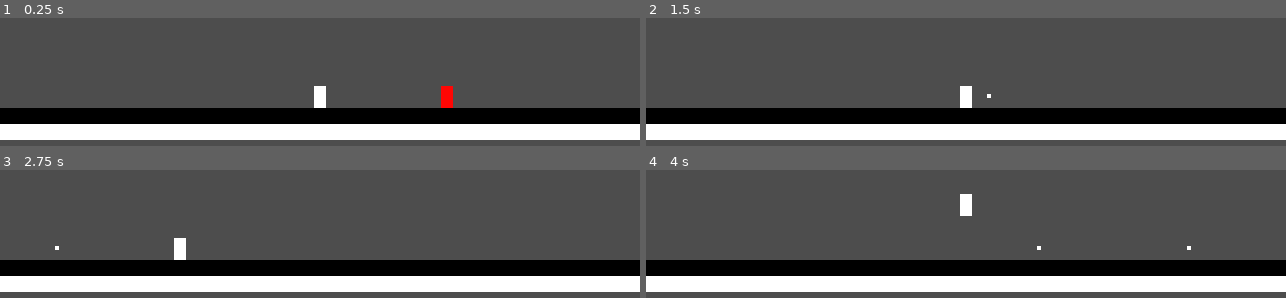
Above: before the commit, frames 1-4 (two rows, left to right).
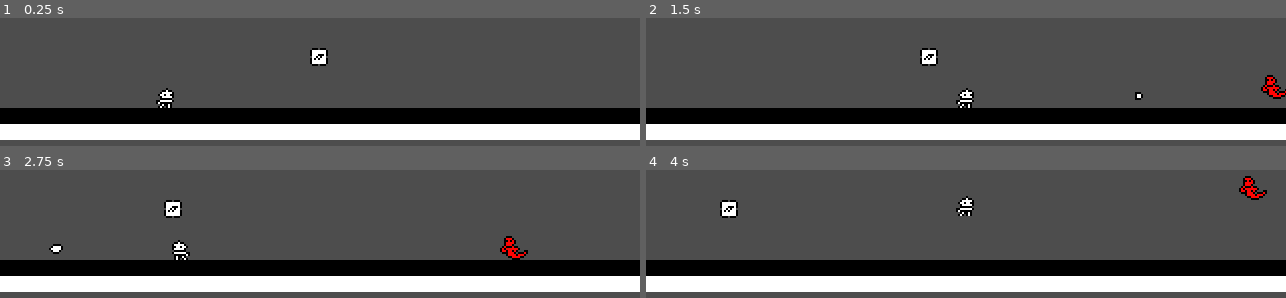
Above: after the commit, the same moments.

Repository: joashneves/RunAndShooter
Game: Godot game, scene res://Scene/Cena/Level.tscn
Two runs of this game, one before a commit and one after it. Both use one fixed random seed, a clock stepped at 60 frames per second and the inputs below.
Inputs (mouse positions are in pixels of both pictures, inside the frame that each line leads up to):
- Up to frame 1 (0.25 s): no input
- Up to frame 2 (1.5 s): move the mouse to (1106, 39) at 0.52 s; hold D (tecla_direita) from 0.53 s (still down); click (1106, 39) at 0.6 s; tap Space (pular) at 0.77 s; move the mouse to (838, 75) at 1.27 s; click (838, 75) at 1.35 s
- Up to frame 3 (2.75 s): tap Space (pular) at 1.52 s; move the mouse to (outside the picture) at 2.02 s; release D (tecla_direita) at 2.03 s; hold Left (tecla_esquerda) from 2.03 s (still down); click (outside the picture) at 2.1 s
- Up to frame 4 (4 s): move the mouse to (934, 281) at 2.77 s; release Left (tecla_esquerda) at 2.78 s; hold D (tecla_direita) from 2.78 s (still down); click (934, 281) at 2.85 s; tap Space (pular) at 3.02, 3.77 s; move the mouse to (1158, 263) at 3.52 s; click (1158, 263) at 3.6 s

The runs differ from the first frame. In frame 1, 1.3% of the frame differs, in the area x 24-71%, y 23-71%; in frame 2, 1.1%; in frame 3, 1.1%; in frame 4, 1.1%.

Commit message:
adiciona imagens e adiciona buffs

Diff:
--- a/Scene/Cena/Level.tscn
+++ b/Scene/Cena/Level.tscn
@@ -4,6 +4,7 @@
 [ext_resource type="Texture2D" uid="uid://cpa55wjgwhnym" path="res://Assets/Sprite-0001.png" id="2_3j58g"]
 [ext_resource type="PackedScene" uid="uid://dsyp22l6y0mkb" path="res://Scene/Camera/camera_de_level.tscn" id="3_hd250"]
 [ext_resource type="PackedScene" uid="uid://wjvpxhewn7yp" path="res://Scene/Inimigos/Inimigo_base/inimigo.tscn" id="4_3o5mm"]
+[ext_resource type="PackedScene" uid="uid://divn075mmdc5k" path="res://Scene/Upgrades/upgrade.tscn" id="5_g363h"]
 
 [sub_resource type="RectangleShape2D" id="RectangleShape2D_3j58g"]
 size = Vector2(16, 16)
@@ -11,7 +12,7 @@
 [node name="Level" type="Node2D" unique_id=376255386]
 
 [node name="Player" parent="." unique_id=134499622 instance=ExtResource("1_3j58g")]
-position = Vector2(0, -9)
+position = Vector2(-77, -2)
 
 [node name="StaticBody2D2" type="StaticBody2D" parent="." unique_id=1379029840]
 light_mask = 3
@@ -31,4 +32,15 @@
 alvo = NodePath("../Player")
 
 [node name="Inimigo" parent="." unique_id=144424640 instance=ExtResource("4_3o5mm")]
-position = Vector2(87, 0)
+position = Vector2(176, 12)
+
+[node name="Inimigo2" parent="." unique_id=536494706 instance=ExtResource("4_3o5mm")]
+position = Vector2(216, -16)
+
+[node name="Inimigo4" parent="." unique_id=1050166792 instance=ExtResource("4_3o5mm")]
+position = Vector2(411, -24)
+
+[node name="Inimigo3" parent="." unique_id=931030878 instance=ExtResource("4_3o5mm")]
+position = Vector2(268, -21)
+
+[node name="Upgrade" parent="." unique_id=932536405 instance=ExtResource("5_g363h")]
--- a/Scene/Inimigos/Inimigo_base/inimigo.tscn
+++ b/Scene/Inimigos/Inimigo_base/inimigo.tscn
@@ -1,13 +1,13 @@
 [gd_scene format=3 uid="uid://wjvpxhewn7yp"]
 
-[ext_resource type="Texture2D" uid="uid://bvirc5jq070d8" path="res://Assets/player_temp.png" id="1_37wxc"]
 [ext_resource type="Script" uid="uid://dllqig3lermqi" path="res://Scene/Inimigos/Inimigo_base/inimigo_base.gd" id="1_pfh8l"]
+[ext_resource type="Texture2D" uid="uid://cffhqsp1ocp0f" path="res://Assets/Inimigos/Inimigo_base.png" id="2_pfh8l"]
 
 [sub_resource type="SpriteFrames" id="SpriteFrames_3o5mm"]
 animations = [{
 "frames": [{
 "duration": 1.0,
-"texture": ExtResource("1_37wxc")
+"texture": ExtResource("2_pfh8l")
 }],
 "loop": true,
 "name": &"default",
@@ -16,6 +16,9 @@
 
 [sub_resource type="RectangleShape2D" id="RectangleShape2D_3o5mm"]
 size = Vector2(6, 11)
+
+[sub_resource type="RectangleShape2D" id="RectangleShape2D_pfh8l"]
+size = Vector2(9, 9)
 
 [node name="Inimigo" type="CharacterBody2D" unique_id=144424640 groups=["inimigos"]]
 collision_layer = 2
@@ -32,5 +35,13 @@
 
 [node name="VisibleOnScreenEnabler2D" type="VisibleOnScreenEnabler2D" parent="." unique_id=1554563176]
 scale = Vector2(0.30248886, 0.5429862)
+rect = Rect2(-16.529533, -11.050004, 33.059067, 22.100008)
+
+[node name="AreaDeHit" type="Area2D" parent="." unique_id=1120340530]
+
+[node name="CollisionShape2D" type="CollisionShape2D" parent="AreaDeHit" unique_id=16991220]
+position = Vector2(7, 0)
+shape = SubResource("RectangleShape2D_pfh8l")
 
 [connection signal="screen_entered" from="VisibleOnScreenEnabler2D" to="." method="_on_visible_on_screen_enabler_2d_screen_entered"]
+[connection signal="body_entered" from="AreaDeHit" to="." method="_on_area_de_hit_body_entered"]
--- a/Scene/Inimigos/Inimigo_base/inimigo_base.gd
+++ b/Scene/Inimigos/Inimigo_base/inimigo_base.gd
@@ -1,17 +1,32 @@
 extends CharacterBody2D
 class_name Inimigo_base
 
-@export var velocidade : float = 100;
+@export var velocidade : float = 50;
+
+var velocidade_maxima : float = velocidade
 
 var inimigo_na_tela : bool = false
 var direcao : Vector2 = Vector2.LEFT
 var vida : int = 1;
 
+@onready var inimigo: Inimigo_base = $"."
+@onready var player : Player = get_tree().get_first_node_in_group("players")
 # Get the gravity from the project settings to be synced with RigidBody nodes.
 var gravity: int = ProjectSettings.get_setting("physics/2d/default_gravity")
 
+
+func _ready() -> void:
+	if player:
+		if player.position.x < position.x:
+			inimigo.scale.x = -1
+			direcao = Vector2.LEFT
+		elif player.position.x > position.x:
+			inimigo.scale.x = 1
+			direcao = Vector2.RIGHT
+
 func _process(delta: float) -> void:
 	if not inimigo_na_tela: return
+
 	verifica_vida()
 
 func _physics_process(delta: float) -> void:
@@ -32,3 +47,9 @@
 
 func _on_visible_on_screen_enabler_2d_screen_entered() -> void:
 	inimigo_na_tela = true
+
+# Quando player tocar no hit faça alguma coisa
+func _on_area_de_hit_body_entered(body: Node2D) -> void:
+	if body.is_in_group("players"):
+		velocidade = 0
+		get_tree().reload_current_scene()
--- a/Scene/Player/player.gd
+++ b/Scene/Player/player.gd
@@ -1,29 +1,65 @@
 extends CharacterBody2D
-
+class_name Player
 @export var velocidade : float = 100;
 @export var velocidade_do_pulo : float = -200;
 @export var esta_vivo : bool = false;
 
+@onready var animated_sprite_2d: AnimatedSprite2D = $AnimatedSprite2D
 
 # Get the gravity from the project settings to be synced with RigidBody nodes.
 var gravity: int = ProjectSettings.get_setting("physics/2d/default_gravity")
 var direcao_visao_var : Vector2 = Vector2.ZERO
 
 const TIRO_PLAYER_BASE = preload("uid://d1xy77uo40bm0")
+var tempo_de_tiro : float = 1;
+var tempo_de_tiro_padrao : float = tempo_de_tiro
+var tempo_de_tiro_atual : float = tempo_de_tiro;
+
+## Var upgrade de tiro 1
+var buff_de_metralhadora : float = 0
+var buff_de_metralhadora_municao: int = 0
+var buff_de_metralhadora_max : float = 10
 
 func _process(delta: float) -> void:
-	if Input.is_action_just_pressed("atira"):
-		atirar()
+	atirar(delta)
+	gerenciar_buffs(delta)
 
 func _physics_process(delta: float) -> void:
 	direcao_visao()
 	movimento(delta)
 
-func atirar():
+
+func atirar(delta):
+	tempo_de_tiro_atual += delta
+	if Input.is_action_just_pressed("atira") and tempo_de_tiro_atual >= tempo_de_tiro:
+
+		if buff_de_metralhadora_municao > 0:
+			buff_de_tiro_metralhadora(delta)
+		else:
+			tiro_normal(delta)
+
+		tempo_de_tiro_atual = 0
+
+func tiro_normal(delta):
 	var tiro = TIRO_PLAYER_BASE.instantiate()
 	tiro.global_position = global_position
 	tiro.direcao = direcao_visao_var
 	get_tree().root.add_child(tiro)
+
+
+func buff_de_tiro_metralhadora(delta):
+	var tiro = TIRO_PLAYER_BASE.instantiate()
+	tiro.global_position = global_position
+	tiro.direcao = direcao_visao_var
+	get_tree().root.add_child(tiro)
+
+	buff_de_metralhadora_municao -= 1
+
+func gerenciar_buffs(delta):
+	if buff_de_metralhadora_municao > 0:
+		tempo_de_tiro = 0.1
+	else:
+		tempo_de_tiro = tempo_de_tiro_padrao
 
 func movimento(delta : float):
 	var movimento_horizontal = Vector2.ZERO
@@ -44,8 +80,10 @@
 func direcao_visao():
 	if Input.is_action_just_pressed("tecla_direita"):
 		direcao_visao_var = Vector2.RIGHT
+		animated_sprite_2d.scale.x = 1
 	elif Input.is_action_just_pressed("tecla_esquerda"):
 		direcao_visao_var = Vector2.LEFT
+		animated_sprite_2d.scale.x = -1
 	elif Input.is_action_just_pressed("tecla_cima"):
 		direcao_visao_var = Vector2.UP
 	elif Input.is_action_just_pressed("tecla_baixo"):
--- a/Scene/Player/player.tscn
+++ b/Scene/Player/player.tscn
@@ -1,13 +1,13 @@
 [gd_scene format=3 uid="uid://dkxp38m4xj7dk"]
 
-[ext_resource type="Texture2D" uid="uid://bvirc5jq070d8" path="res://Assets/player_temp.png" id="1_67a6e"]
 [ext_resource type="Script" uid="uid://ysconkgm6a1m" path="res://Scene/Player/player.gd" id="1_yic5t"]
+[ext_resource type="Texture2D" uid="uid://dxaq2tihbe3m8" path="res://Assets/player_base_sprite_temp.png" id="2_yic5t"]
 
 [sub_resource type="SpriteFrames" id="SpriteFrames_3j58g"]
 animations = [{
 "frames": [{
 "duration": 1.0,
-"texture": ExtResource("1_67a6e")
+"texture": ExtResource("2_yic5t")
 }],
 "loop": true,
 "name": &"default",
@@ -17,10 +17,11 @@
 [sub_resource type="RectangleShape2D" id="RectangleShape2D_hd250"]
 size = Vector2(6, 11)
 
-[node name="player" type="CharacterBody2D" unique_id=134499622]
+[node name="player" type="CharacterBody2D" unique_id=134499622 groups=["players"]]
 script = ExtResource("1_yic5t")
 
 [node name="AnimatedSprite2D" type="AnimatedSprite2D" parent="." unique_id=1233457267]
+position = Vector2(0, 2)
 sprite_frames = SubResource("SpriteFrames_3j58g")
 
 [node name="CollisionShape2D" type="CollisionShape2D" parent="." unique_id=960315573]
--- a/Scene/Player/tiro_player_base.gd
+++ b/Scene/Player/tiro_player_base.gd
@@ -2,7 +2,13 @@
 
 @export var velocidade_da_bala : float = 200;
 @export var direcao : Vector2 = Vector2.RIGHT;
+
+@onready var animated_sprite_2d: AnimatedSprite2D = $AnimatedSprite2D
+
+
 func _ready() -> void:
+
+	animated_sprite_2d.frame = randi_range(0,3)
 	if direcao == Vector2.ZERO:
 		direcao = Vector2.RIGHT
 
--- a/Scene/Player/tiro_player_base.tscn
+++ b/Scene/Player/tiro_player_base.tscn
@@ -1,23 +1,59 @@
 [gd_scene format=3 uid="uid://d1xy77uo40bm0"]
 
 [ext_resource type="Script" uid="uid://u773ocjohgux" path="res://Scene/Player/tiro_player_base.gd" id="1_huo5k"]
-[ext_resource type="Texture2D" uid="uid://bt0jnn10mpjfa" path="res://Assets/tiro.png" id="1_ue687"]
+[ext_resource type="Texture2D" uid="uid://dupdckbar5qqm" path="res://Assets/Tiro/tiro_player.png" id="2_huo5k"]
 
 [sub_resource type="CircleShape2D" id="CircleShape2D_g363h"]
 radius = 1.0
+
+[sub_resource type="AtlasTexture" id="AtlasTexture_8o80q"]
+atlas = ExtResource("2_huo5k")
+region = Rect2(0, 0, 16, 16)
+
+[sub_resource type="AtlasTexture" id="AtlasTexture_sivpr"]
+atlas = ExtResource("2_huo5k")
+region = Rect2(16, 0, 16, 16)
+
+[sub_resource type="AtlasTexture" id="AtlasTexture_wd02c"]
+atlas = ExtResource("2_huo5k")
+region = Rect2(32, 0, 16, 16)
+
+[sub_resource type="AtlasTexture" id="AtlasTexture_mmbo2"]
+atlas = ExtResource("2_huo5k")
+region = Rect2(48, 0, 16, 16)
+
+[sub_resource type="SpriteFrames" id="SpriteFrames_mnr3e"]
+animations = [{
+"frames": [{
+"duration": 1.0,
+"texture": SubResource("AtlasTexture_8o80q")
+}, {
+"duration": 1.0,
+"texture": SubResource("AtlasTexture_sivpr")
+}, {
+"duration": 1.0,
+"texture": SubResource("AtlasTexture_wd02c")
+}, {
+"duration": 1.0,
+"texture": SubResource("AtlasTexture_mmbo2")
+}],
+"loop": false,
+"name": &"default",
+"speed": 0.0
+}]
 
 [node name="Tiro_player_base" type="Area2D" unique_id=1393200423 groups=["tiro_do_player"]]
 collision_layer = 2
 collision_mask = 2
 script = ExtResource("1_huo5k")
 
-[node name="Sprite2D" type="Sprite2D" parent="." unique_id=1303058792]
-texture = ExtResource("1_ue687")
-
 [node name="CollisionShape2D" type="CollisionShape2D" parent="." unique_id=1722386214]
 shape = SubResource("CircleShape2D_g363h")
 
 [node name="VisibleOnScreenEnabler2D" type="VisibleOnScreenEnabler2D" parent="." unique_id=1626322457]
 
+[node name="AnimatedSprite2D" type="AnimatedSprite2D" parent="." unique_id=498427497]
+sprite_frames = SubResource("SpriteFrames_mnr3e")
+
 [connection signal="body_entered" from="." to="." method="_on_body_entered"]
 [connection signal="screen_exited" from="VisibleOnScreenEnabler2D" to="." method="_on_visible_on_screen_enabler_2d_screen_exited"]
--- /dev/null
+++ b/Scene/Upgrades/upgrade.gd
@@ -0,0 +1,8 @@
+extends Area2D
+class_name upgrade_base
+
+
+func _on_body_entered(body: Node2D) -> void:
+	if body.is_in_group("players"):
+		body.buff_de_metralhadora_municao = 100
+		queue_free()
--- /dev/null
+++ b/Scene/Upgrades/upgrade.tscn
@@ -0,0 +1,19 @@
+[gd_scene format=3 uid="uid://divn075mmdc5k"]
+
+[ext_resource type="Script" uid="uid://dafwbdoq84l07" path="res://Scene/Upgrades/upgrade.gd" id="1_85707"]
+[ext_resource type="Texture2D" uid="uid://cbg7lbvh1mmf5" path="res://Assets/upgrades/upgrade_arma.png" id="1_qj2wy"]
+
+[sub_resource type="RectangleShape2D" id="RectangleShape2D_m8lam"]
+size = Vector2(15, 15)
+
+[node name="Upgrade" type="Area2D" unique_id=932536405 groups=["upgrade_coletavel"]]
+script = ExtResource("1_85707")
+
+[node name="CollisionShape2D" type="CollisionShape2D" parent="." unique_id=792982724]
+position = Vector2(-0.5, 0)
+shape = SubResource("RectangleShape2D_m8lam")
+
+[node name="Sprite2D" type="Sprite2D" parent="." unique_id=68320625 groups=["upgrade_coletavel"]]
+texture = ExtResource("1_qj2wy")
+
+[connection signal="body_entered" from="." to="." method="_on_body_entered"]
--- a/project.godot
+++ b/project.godot
@@ -26,6 +26,8 @@
 
 tiro_do_player="O tiro do player"
 inimigos="Grupo do inimigos"
+players="Grupo dos players"
+upgrade_coletavel=""
 
 [input]
 
Binary file added: Assets/Inimigos/Inimigo_base.png
Not shown, added: Assets/Inimigos/Inimigo_base.png.import
Binary file added: Assets/Inimigos/Inimigo_bomba.png
Not shown, added: Assets/Inimigos/Inimigo_bomba.png.import
Binary file added: Assets/Inimigos/Inimigo_vespa.png
Not shown, added: Assets/Inimigos/Inimigo_vespa.png.import
Binary file added: Assets/Tiro/tiro_player.png
Not shown, added: Assets/Tiro/tiro_player.png.import
Binary file added: Assets/player_base_sprite_temp.png
Not shown, added: Assets/player_base_sprite_temp.png.import
Binary file added: Assets/upgrades/upgrade_arma.png
Not shown, added: Assets/upgrades/upgrade_arma.png.import
(and 1 more such lines)
